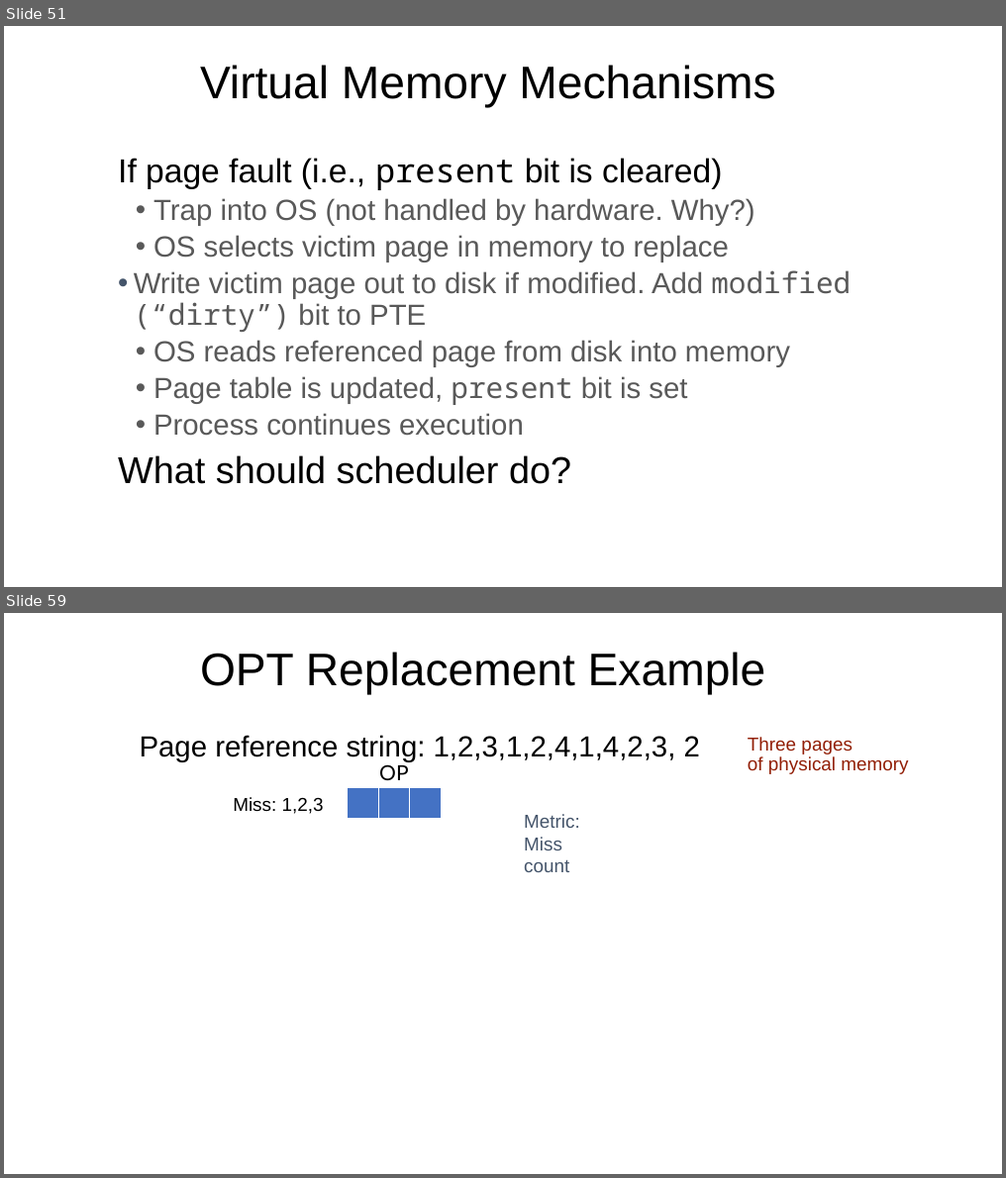
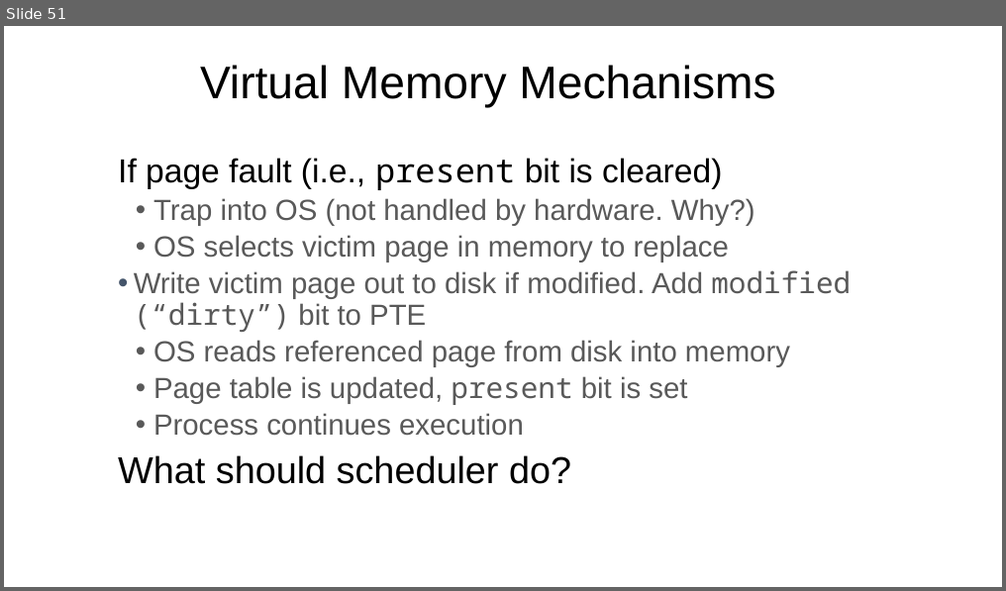
Before and after one commit to ngsrinivas/coursegen, a slide deck: ex/416-F23/staging/416-F23/lectures/07-virtual-memory.pptx. Shown one above the other, each under a label of ours: slides 51 and 59 before the commit, slide 51 after it; the slides between them are not shown. The pictures are 1006x1178 and 1006x591 pixels, drawn with LibreOffice and Linux fonts; fonts in the diff are those of the drawing. Boxes give left, top, right and bottom in pixels: in the first picture for what was removed or moved away, otherwise in the second. Text is boxed around its words. In the diff, an @@ line names an element or a change of style, - is before the commit and + after.

Commit message:
Add virtual memory slides

```diff
--- a/ex/416-F23/staging/416-F23/lectures/07-virtual-memory.pptx
+++ b/ex/416-F23/staging/416-F23/lectures/07-virtual-memory.pptx
@@ slide 59 removed at (4,613,1002,1174), background #FFFFFF @@
@@ title removed at (200,652,766,694) @@
-OPT Replacement Example
@@ text removed at (140,735,700,761) @@
-Page reference string: 1,2,3,1,2,4,1,4,2,3, 2
@@ text removed at (372,757,426,789) @@
-OPT
@@ text removed at (747,737,908,774) @@
-Three pages
-of physical memory
@@ rectangle removed at (347,787,378,819) @@
@@ rectangle removed at (378,787,410,819) @@
@@ rectangle removed at (410,787,442,819) @@
@@ text removed at (233,797,324,814) @@
-Miss: 1,2,3
@@ text removed at (524,814,580,872) @@
-Metric:
-Miss count
```
Also in this commit, not shown: 39 other slides removed, 4 other files.
